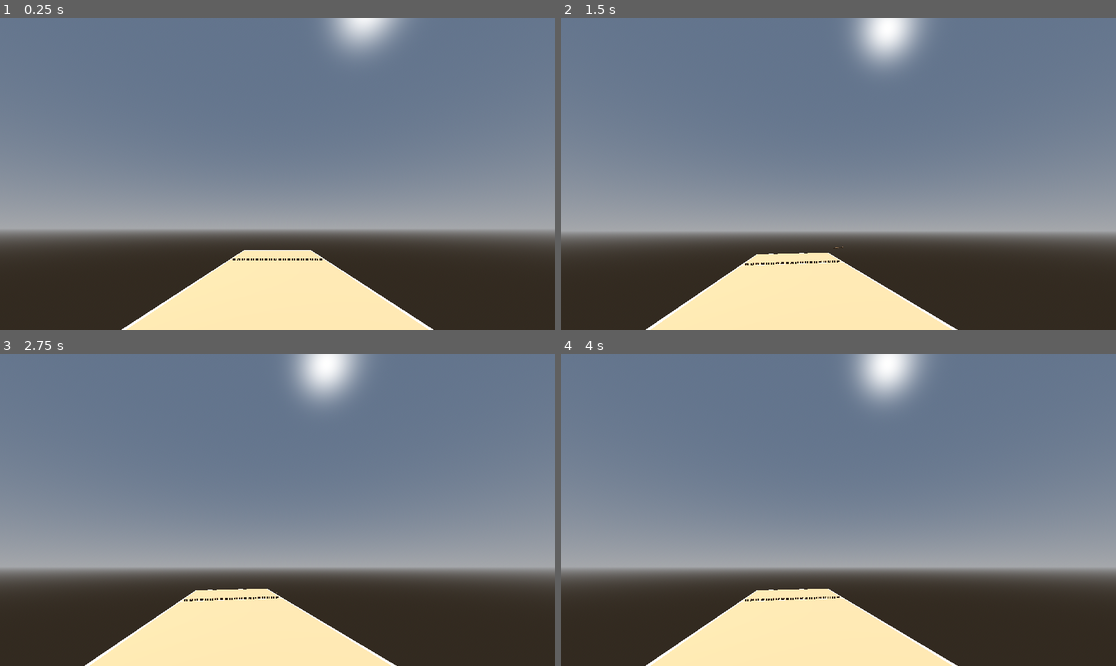
Above: before the commit, frames 1-4 (two rows, left to right).
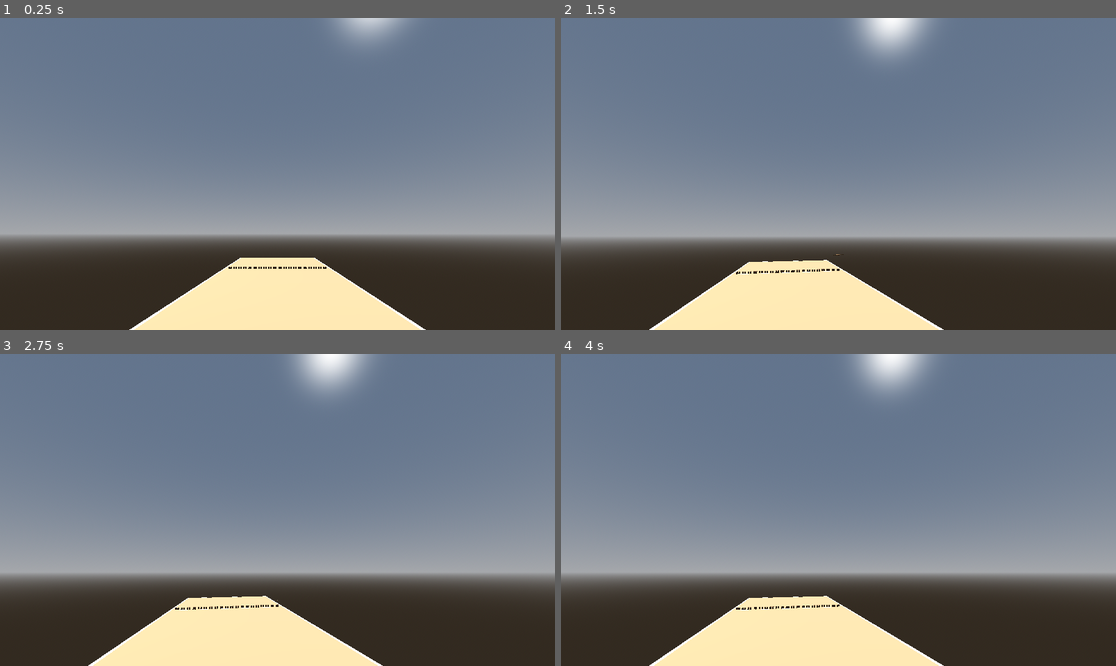
Above: after the commit, the same moments.

Repository: ration/kyykka
Game: Godot game, scene res://scenes/court.tscn
Two runs of this game, one before a commit and one after it. Both use one fixed random seed, a clock stepped at 60 frames per second and the inputs below.
Inputs (mouse positions are in pixels of both pictures, inside the frame that each line leads up to):
- Up to frame 1 (0.25 s): no input
- Up to frame 2 (1.5 s): tap Enter at 0.5 s; move the mouse to (866, 174) at 0.52 s; hold Shift 0.53-1.28 s; click (866, 174) at 0.67 s; move the mouse to (810, 174) at 1.27 s; tap Alt at 1.35 s; click (810, 174) at 1.42 s
- Up to frame 3 (2.75 s): tap Space at 2 s; move the mouse to (288, 503) at 2.02 s; tap Ctrl at 2.1 s; click (288, 503) at 2.17 s
- Up to frame 4 (4 s): tap Enter at 2.75 s; move the mouse to (832, 516) at 2.77 s; tap Shift at 2.85 s; click (832, 516) at 2.92 s; tap Space at 3.5 s; move the mouse to (877, 513) at 3.52 s; tap Alt at 3.6 s; click (877, 513) at 3.67 s

The runs differ from the first frame. In frame 1, 6.3% of the frame differs, in the area x 0-100%, y 0-100%; in frame 2, 6.4%, in the area x 0-100%, y 2-100%; in frame 3, 6.4%; in frame 4, 6.4%.

Commit message:
Add scroll wheel zoom (camera FOV)
Scroll adjusts camera.fov (_fov_degrees, clamped to
[min_fov_degrees, max_fov_degrees], reset to default_fov_degrees each
turn) - a lens zoom rather than moving the camera, since the target
pesa is 10-15m away and a meter or two of dolly wouldn't meaningfully
change how close it looks.

Verified headlessly: scroll up narrows FOV down to the 15 degree
minimum, scroll down widens it back to the 70 degree default/max.

Co-Authored-By: Claude Sonnet 5 <noreply@anthropic.com>

Diff:
--- a/scripts/throwing/throw_controller.gd
+++ b/scripts/throwing/throw_controller.gd
@@ -30,6 +30,10 @@
 
 @export var camera_height: float = 1.6
 @export var camera_back_offset: float = 1.2
+@export var default_fov_degrees: float = 70.0  ## neutral zoom, reset each turn
+@export var min_fov_degrees: float = 15.0  ## most zoomed in (scroll up)
+@export var max_fov_degrees: float = 70.0  ## least zoomed in / default (scroll down)
+@export var zoom_step_degrees: float = 4.0  ## FOV change per scroll notch
 @export var settle_timeout_seconds: float = 5.0
 @export var karttu_rest_height: float = 0.03  ## roughly its radius, so it rests on the ground rather than clipping into it
 @export var miss_indicator_seconds: float = 0.8
@@ -39,6 +43,7 @@
 
 var _yaw_degrees: float = 0.0
 var _elevation_degrees: float = 15.0  ## current up/down aim; reset to launch_elevation_degrees in configure()
+var _fov_degrees: float = 70.0  ## current zoom level; reset to default_fov_degrees in configure()
 var _forward_direction: Vector3 = Vector3(0, 0, 1)  ## yaw=0 aim direction; set via configure()
 var _karttu: RigidBody3D
 var _busy: bool = false
@@ -91,6 +96,8 @@
 	watch_root = p_watch_root
 	_yaw_degrees = 0.0
 	_elevation_degrees = launch_elevation_degrees
+	_fov_degrees = default_fov_degrees
+	camera.fov = _fov_degrees
 	_reset_karttu()
 	_update_camera()
 
@@ -137,6 +144,10 @@
 				var gauge := _gauge_degrees
 				_gauge_bar.hide()
 				_throw(gauge)
+	elif event is InputEventMouseButton and event.pressed and event.button_index in [MOUSE_BUTTON_WHEEL_UP, MOUSE_BUTTON_WHEEL_DOWN]:
+		var step := -zoom_step_degrees if event.button_index == MOUSE_BUTTON_WHEEL_UP else zoom_step_degrees
+		_fov_degrees = clampf(_fov_degrees + step, min_fov_degrees, max_fov_degrees)
+		camera.fov = _fov_degrees
 
 
 func _process(delta: float) -> void:
Not shown, changed: CLAUDE.md
